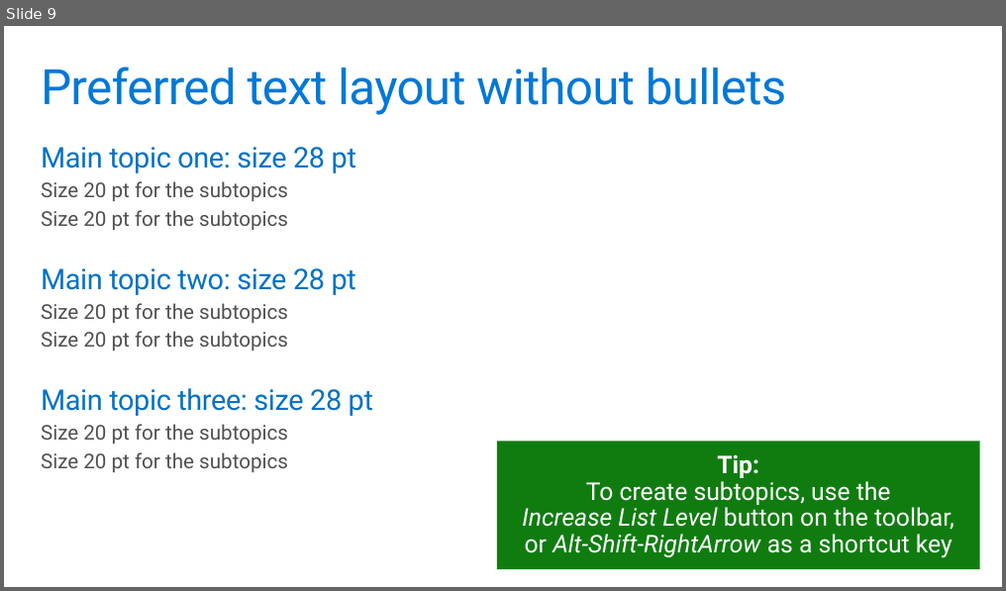
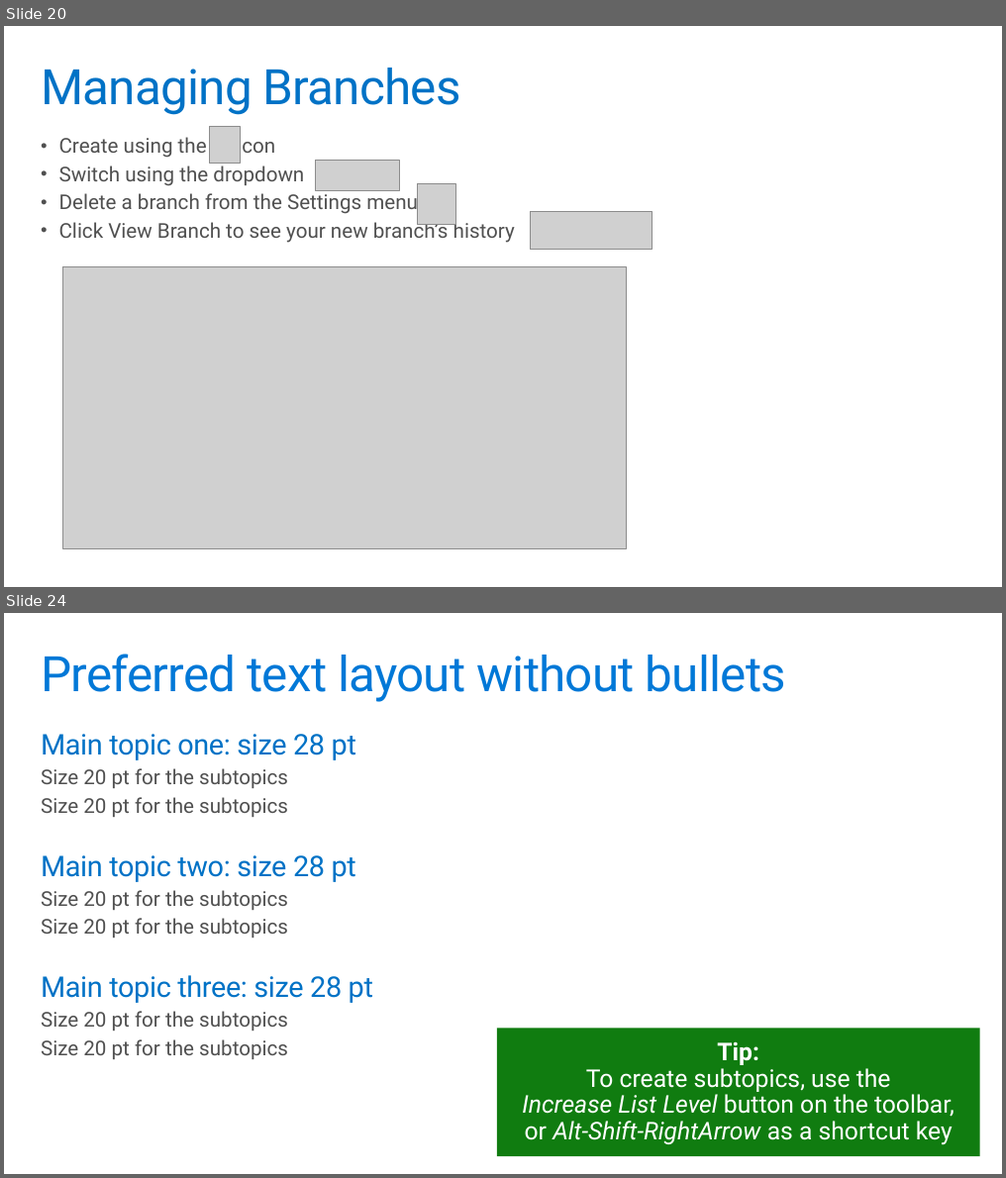
Before and after one commit to codefoster/gh-ms-mva, a slide deck: slides/m3.pptx. Shown one above the other, each under a label of ours: slide 9 before the commit, slides 20 and 24 after it; the slides between them are not shown. The pictures are 1006x591 and 1006x1178 pixels, drawn with LibreOffice and Linux fonts; fonts in the diff are those of the drawing; grey boxes stand for pictures. Boxes give left, top, right and bottom in pixels: in the first picture for what was removed or moved away, otherwise in the second. Text is boxed around its words. In the diff, an @@ line names an element or a change of style, - is before the commit and + after.

Commit message:
update m3

```diff
--- a/slides/m3.pptx
+++ b/slides/m3.pptx
@@ slide 20 added at <box>4,26,1002,587</box>, background #FFFFFF @@
@@ title added at <box>41,68,461,115</box>, 48 pt, text #0072C6 @@
+Managing Branches
@@ text added at <box>59,134,515,243</box>, 20 pt, text #505050 @@
+• Create using the icon
+• Switch using the dropdown
+• Delete a branch from the Settings menu
+• Click View Branch to see your new branch’s history
@@ picture added at <box>210,126,241,163</box> @@
@@ picture added at <box>316,160,399,190</box> @@
@@ picture added at <box>417,183,455,225</box> @@
@@ picture added at <box>530,212,651,249</box> @@
@@ picture added at <box>62,267,627,549</box> @@
@@ what was slide 9 is now slide 24 @@
```
Also in this commit, not shown: 7 slides changed, 14 other slides added.
